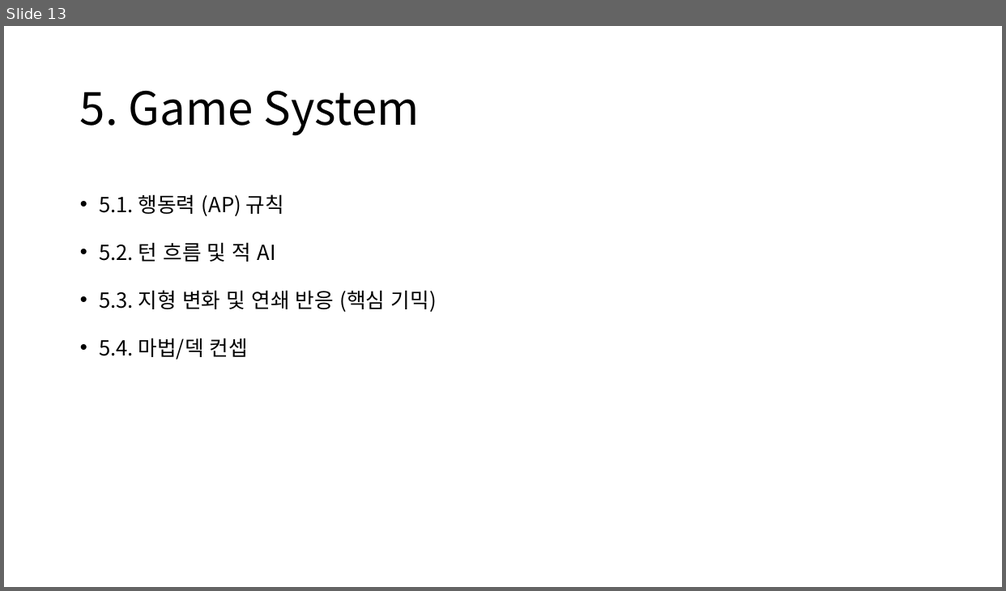
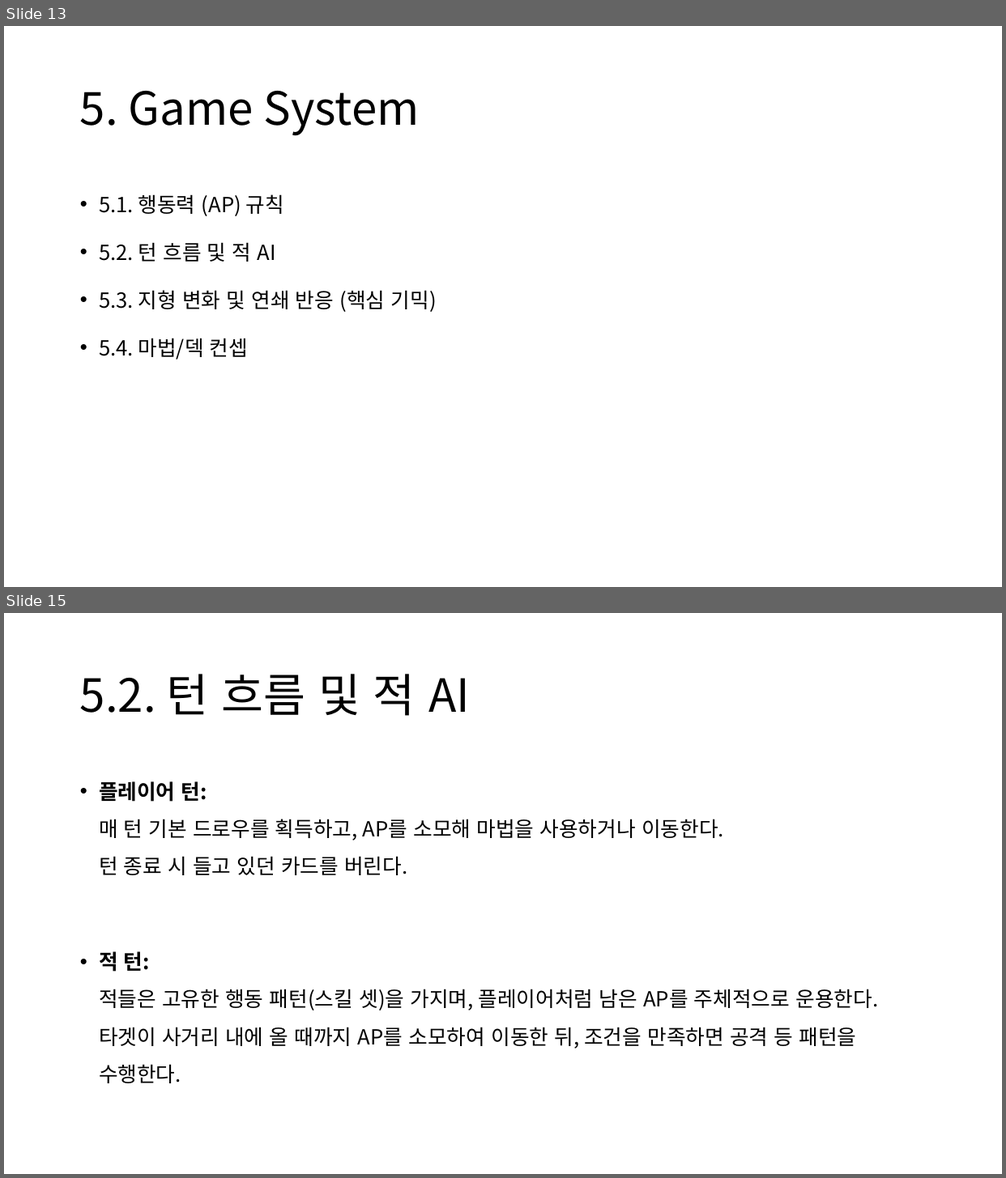
Before and after one commit to CrograNM/Project_Entropy, a slide deck: _문서/_Project Entropy 기획문서.pptx. Shown one above the other, each under a label of ours: slide 13 before the commit, slides 13 and 15 after it; the slides between them are not shown. The pictures are 1006x591 and 1006x1178 pixels, drawn with LibreOffice and Linux fonts; fonts in the diff are those of the drawing. Boxes give left, top, right and bottom in pixels: in the first picture for what was removed or moved away, otherwise in the second. Text is boxed around its words. In the diff, an @@ line names an element or a change of style, - is before the commit and + after.

```diff
--- a/_문서/_Project Entropy 기획문서.pptx
+++ b/_문서/_Project Entropy 기획문서.pptx
@@ slide 15 added at [4, 613, 1002, 1174], background #FFFFFF @@
@@ title added at [80, 674, 470, 716], 44 pt, text #000000 @@
+5.2. 턴 흐름 및 적 AI
@@ text added at [99, 781, 878, 1084], 20 pt, text #000000 @@
+• 플레이어 턴:
+  매 턴 기본 드로우를 획득하고, AP를 소모해 마법을 사용하거나 이동한다.
+  턴 종료 시 들고 있던 카드를 버린다.
+• 적 턴:
+  적들은 고유한 행동 패턴(스킬 셋)을 가지며, 플레이어처럼 남은 AP를 주체적으로 운용한다. 타겟이 사거리 내에 올 때까지 AP를 소모하여 이동한 뒤, 조건을 만족하면 공격 등 패턴을 수행한다.
```
Also in this commit, not shown: 4 other slides added, 1 other file.
